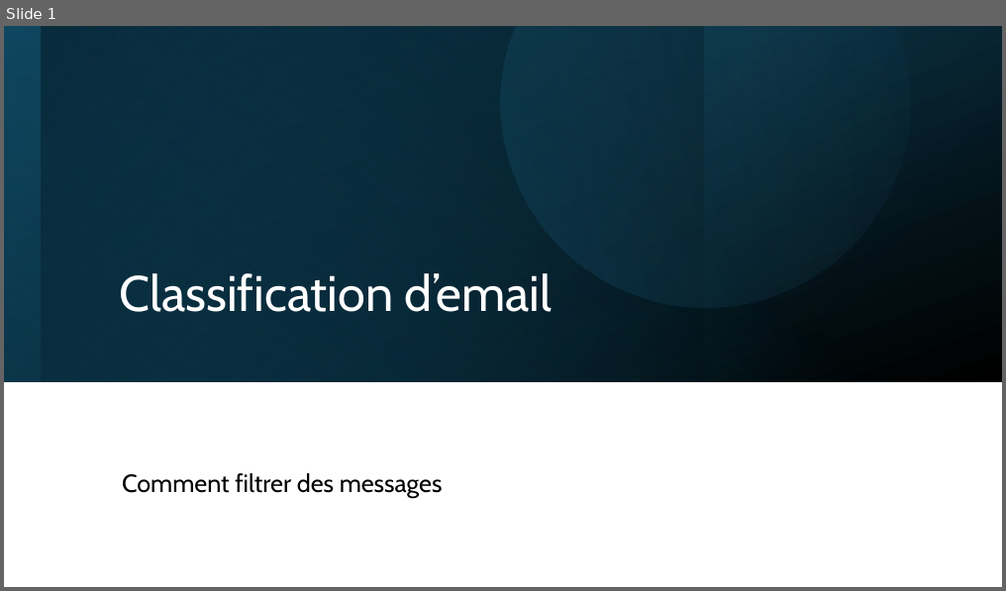
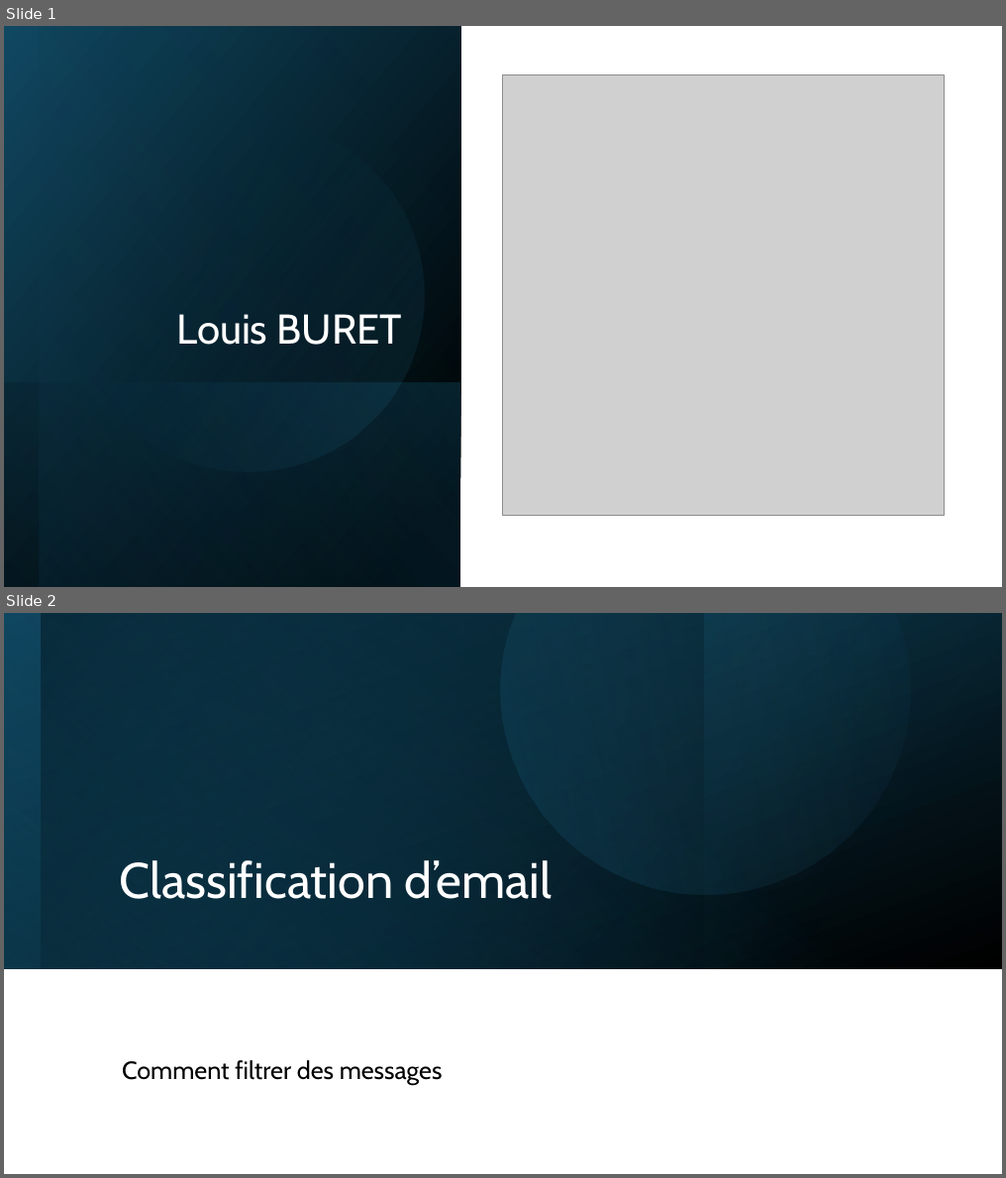
Before and after one commit to LouisBuret/EmailClassification, a slide deck: Présentation.pptx. Shown one above the other, each under a label of ours: slide 1 before the commit, slides 1 and 2 after it. The pictures are 1006x591 and 1006x1178 pixels, drawn with LibreOffice and Linux fonts; fonts in the diff are those of the drawing; grey boxes stand for pictures. Boxes give left, top, right and bottom in pixels: in the first picture for what was removed or moved away, otherwise in the second. Text is boxed around its words. In the diff, an @@ line names an element or a change of style, - is before the commit and + after.

```diff
--- a/Présentation.pptx
+++ b/Présentation.pptx
@@ slide 1 added at (4, 26, 1002, 587), background #FFFFFF @@
@@ rectangle added at (4, 26, 460, 587), fill gradient #000000 to #104862 @@
@@ rectangle added at (40, 26, 461, 587), fill gradient #000000 to #156082 @@
@@ picture added at (503, 75, 944, 516) @@
@@ ellipse added at (40, 86, 456, 503), fill gradient #156082 to #46B1E1 @@
@@ text added at (176, 314, 402, 345), 40 pt, text #FFFFFF @@
+Louis BURET
@@ rectangle added at (4, 382, 460, 587), fill gradient #156082 to #000000 @@
@@ what was slide 1 is now slide 2 @@
```
Also in this commit, not shown: 1 slide changed, 2 other slides added.
